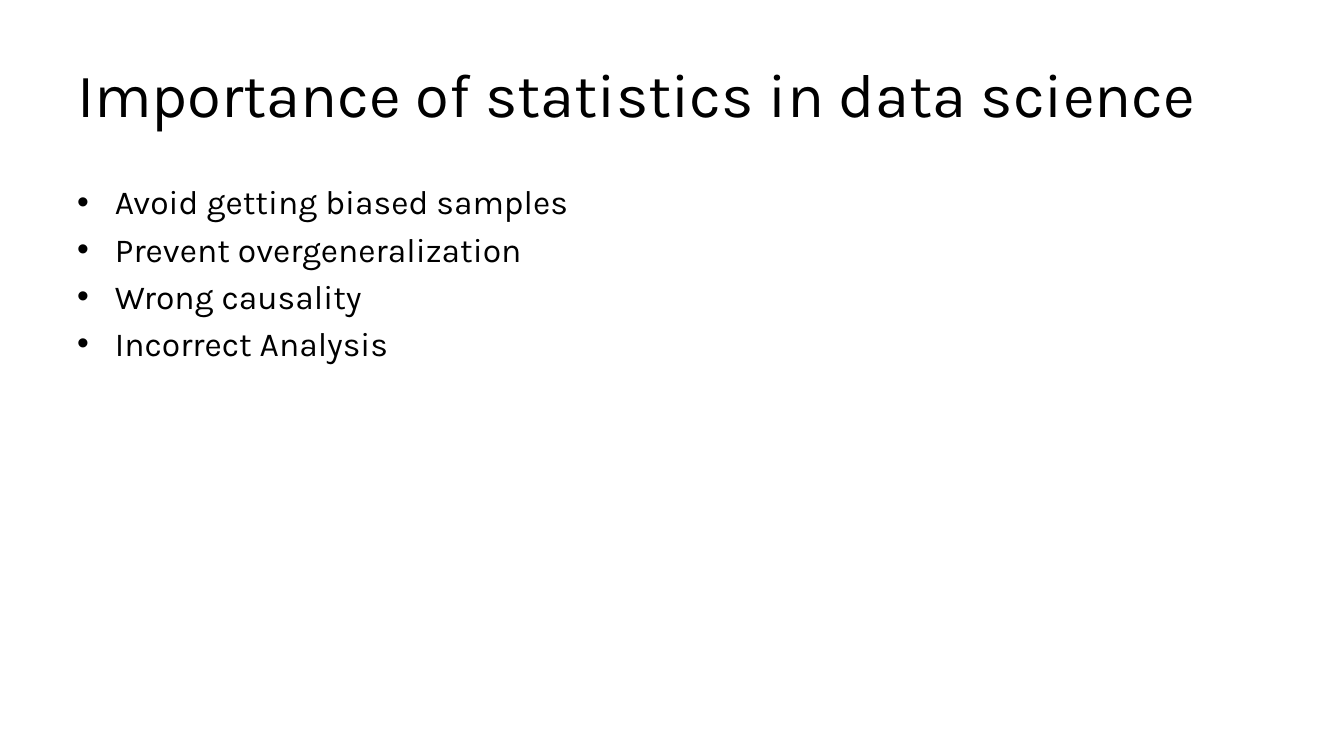
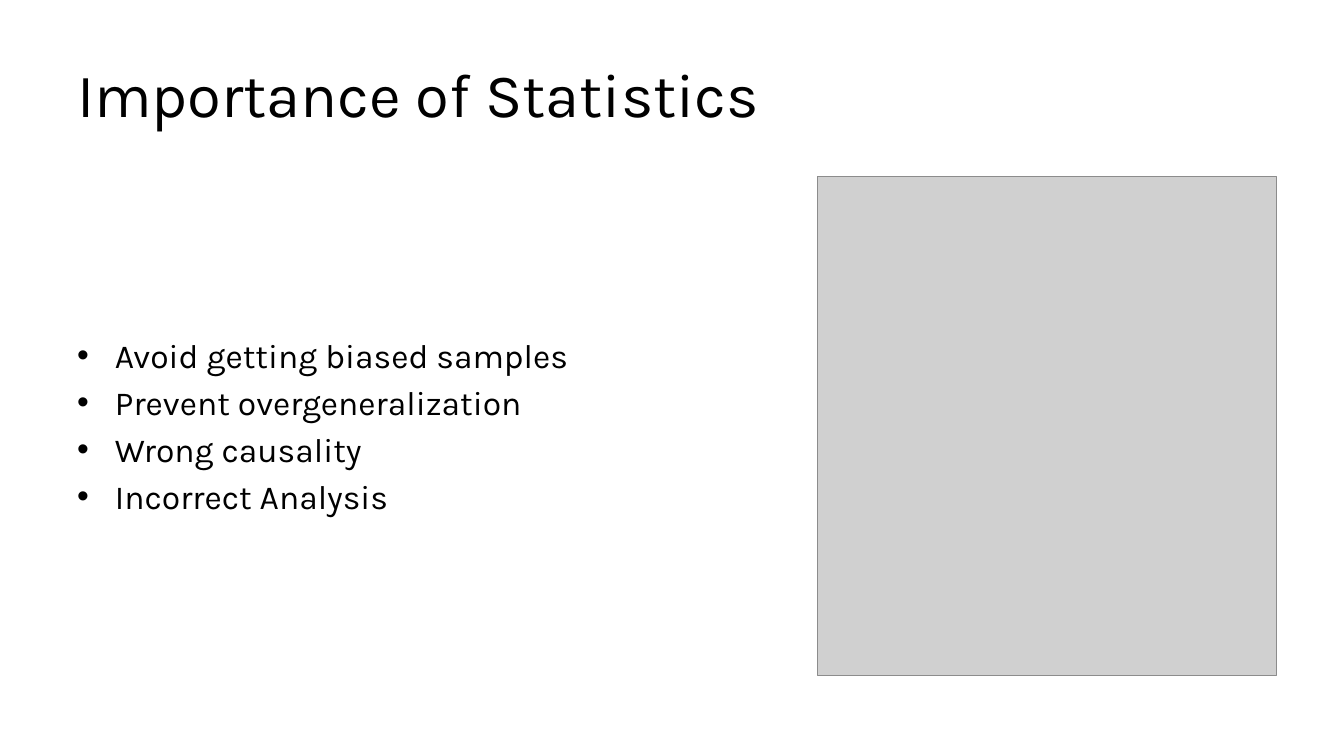
Before and after one commit to kershrita/Data-Science-Roadmap, a slide deck: slide 5 of slides/Session 02 - Introduction to Statistics.pptx (slide 4 before the commit). Drawn at 1344x756 pixels with LibreOffice and Linux fonts; fonts in the diff are those of the drawing; grey boxes stand for pictures. Boxes give left, top, right and bottom in pixels: in the first picture for what was removed or moved away, otherwise in the second. Text is boxed around its words. In the diff, an @@ line names an element or a change of style, - is before the commit and + after.

```diff
--- a/slides/Session 02 - Introduction to Statistics.pptx
+++ b/slides/Session 02 - Introduction to Statistics.pptx
@@ title at [77, 74, 759, 132]: text changed @@
-Importance of statistics in data science
+Importance of Statistics
@@ text "Avoid getting biased samples" at [115, 345, 567, 518]: vertical alignment top to middle @@
@@ picture added at [818, 176, 1277, 676] @@
```
Also in this commit, not shown: 8 other slides changed, 23 slides added, 2 slides removed.
